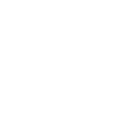
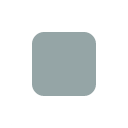
Layers edited between the first and the second 128 × 128 image:
pixels changed over (32, 32, 96, 96) (layer not identified)
